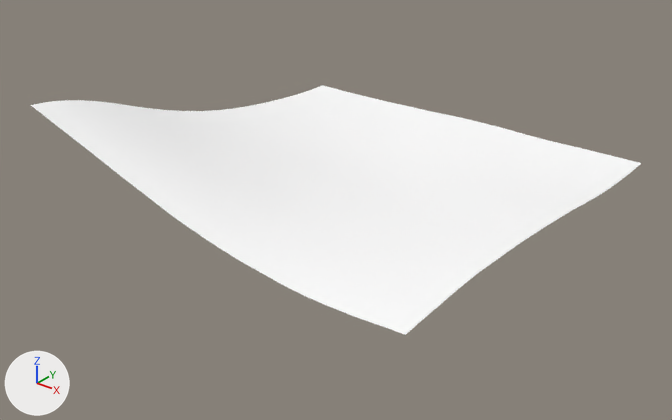
Two versions of the glTF model games/yorimichi/assets/belmonte/meshes/SM_BM_BT_Terrain_2_6.glb, one commit apart.
Camera for both pictures: a 50 mm camera at (-71.0, 656.0, 247.0) aimed at (-380.0, 1043.0, 7.0). Arrows for +X, +Y and +Z are at lower left; the lights stay in place. The older version comes first.

Names of what the first picture shows: 'SM_BM_BT_Terrain_2_6'.
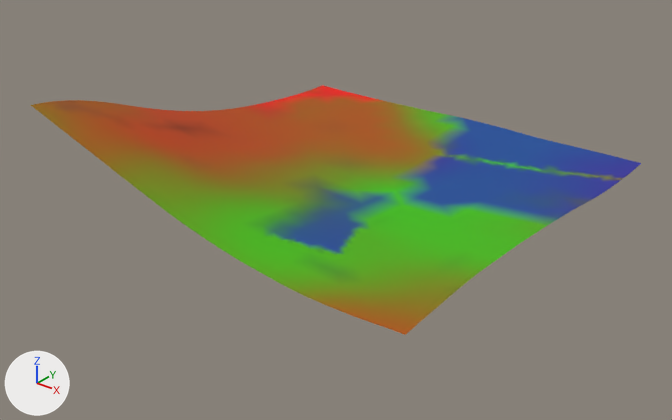
Where the change shows, as pixel boxes (x1, y1, x2, y2) in the pictures (672 x 420 px):
part 1 of me_sm_bt_terrain_2_6, recoloured (white to green): (151, 110, 574, 291) in both
part 2 of me_sm_bt_terrain_2_6, recoloured: (32, 100, 426, 335) in both
part 3 of me_sm_bt_terrain_2_6, recoloured (white to blue): (275, 118, 641, 255) in both
part 4 of me_sm_bt_terrain_2_6, recoloured: (31, 102, 622, 320) in both
part 5 of me_sm_bt_terrain_2_6, recoloured (white to orange): (96, 85, 387, 161) in both

What changed in the scene script:
```text
Change me_sm_bt_terrain_2_6:
    where me_sm_bt_terrain_2_6.from_pydata(...)  # 643 vertices, 1193 faces; spans x -512.0..-256.0, y 936.0..1192.0, z 18.0..73.0
    used by ob_sm_bm_bt_terrain_2_6; location = (0.0, 0.0, 0.0)
    me_sm_bt_terrain_2_6 part 1: 364 faces centred in x -414.0..-259.0, y 938.0..1186.0, z 18.0..43.0 are repainted in the vertex colours; the middle colour goes from white #ffffff to green #4cad00
    me_sm_bt_terrain_2_6 part 2: 190 faces centred in x -510.0..-259.0, y 938.0..1181.0, z 18.0..72.0 are repainted in the vertex colours; the middle colour goes from white #ffffff to brown #a65700
    me_sm_bt_terrain_2_6 part 3: 296 faces centred in x -379.0..-258.0, y 969.0..1186.0, z 18.0..29.0 are repainted in the vertex colours; the middle colour goes from white #ffffff to blue #224d9a
    me_sm_bt_terrain_2_6 part 4: 208 faces centred in x -507.0..-257.0, y 938.0..1186.0, z 18.0..71.0 are repainted in the vertex colours; the middle colour goes from white #ffffff to yellow #7d7b00
    me_sm_bt_terrain_2_6 part 5: 135 faces centred in x -510.0..-440.0, y 962.0..1186.0, z 18.0..61.0 are repainted in the vertex colours; the middle colour goes from white #ffffff to orange #b84500
```
